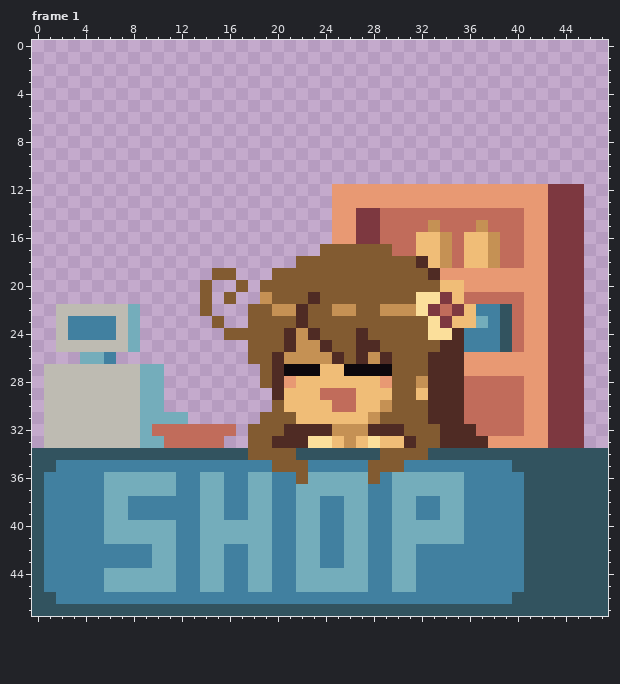
Two versions of one pixel-art file, docs/img/merchant.ase. The picture above was drawn from the file before the commit.
48x48 pixels, 2 frames. Shown: frame 1. The commit also changed other frames, which this record leaves out.
After:
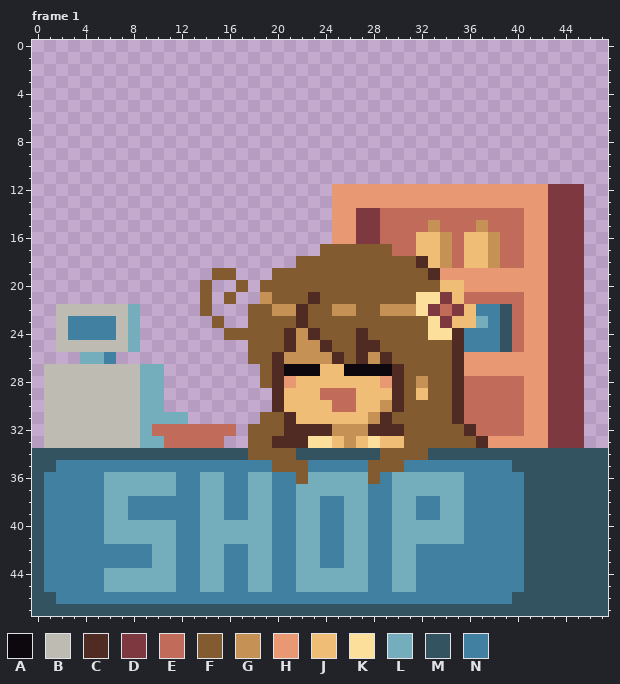
Palette (. is transparent): A #0d080d  B #bebbb2  C #4f2b24  D #7d3840  E #c16c5b  F #825b31  G #c59154  H #e89973  J #f0bd77  K #fbdf9b  L #74adbb  M #32535f  N #4180a0
What changed:
Frame 1, layer "Layer 1":
The edit turns colour F into colour C in rows 27 to 29 at x 30; in row 30 at x 20 and 30; in row 31 at x 21 and 29.
The edit turns colour C into colour F in row 25 at x 34; in rows 26 to 31 at x 33 to 34; in row 32 at x 34 to 35; in row 33 at x 31 and 34 to 36.
Boxes around the changes in both pictures, in picture pixels (x1, y1, x2, y2):
changed: (380, 340, 476, 448)
changed: (272, 400, 296, 424)
